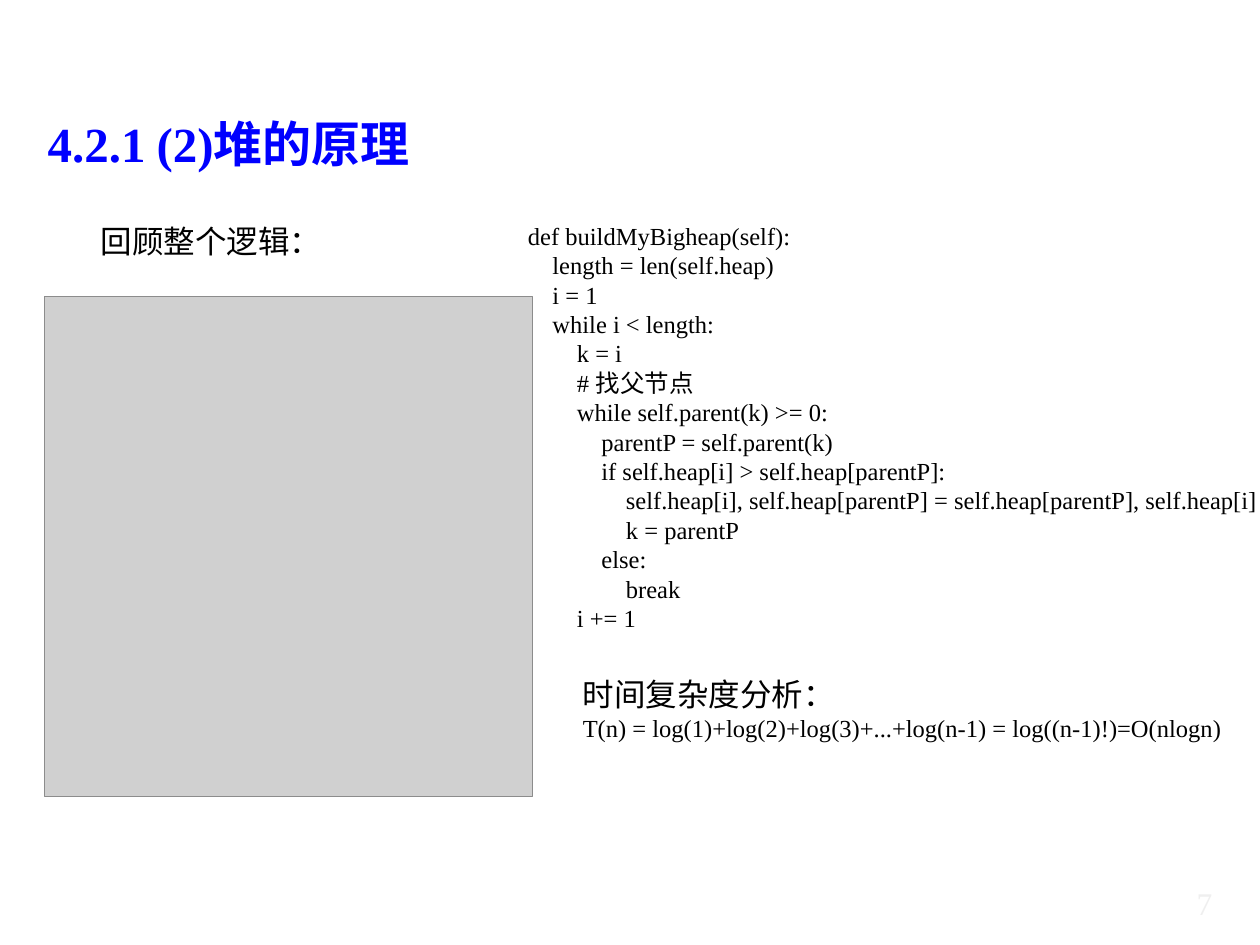
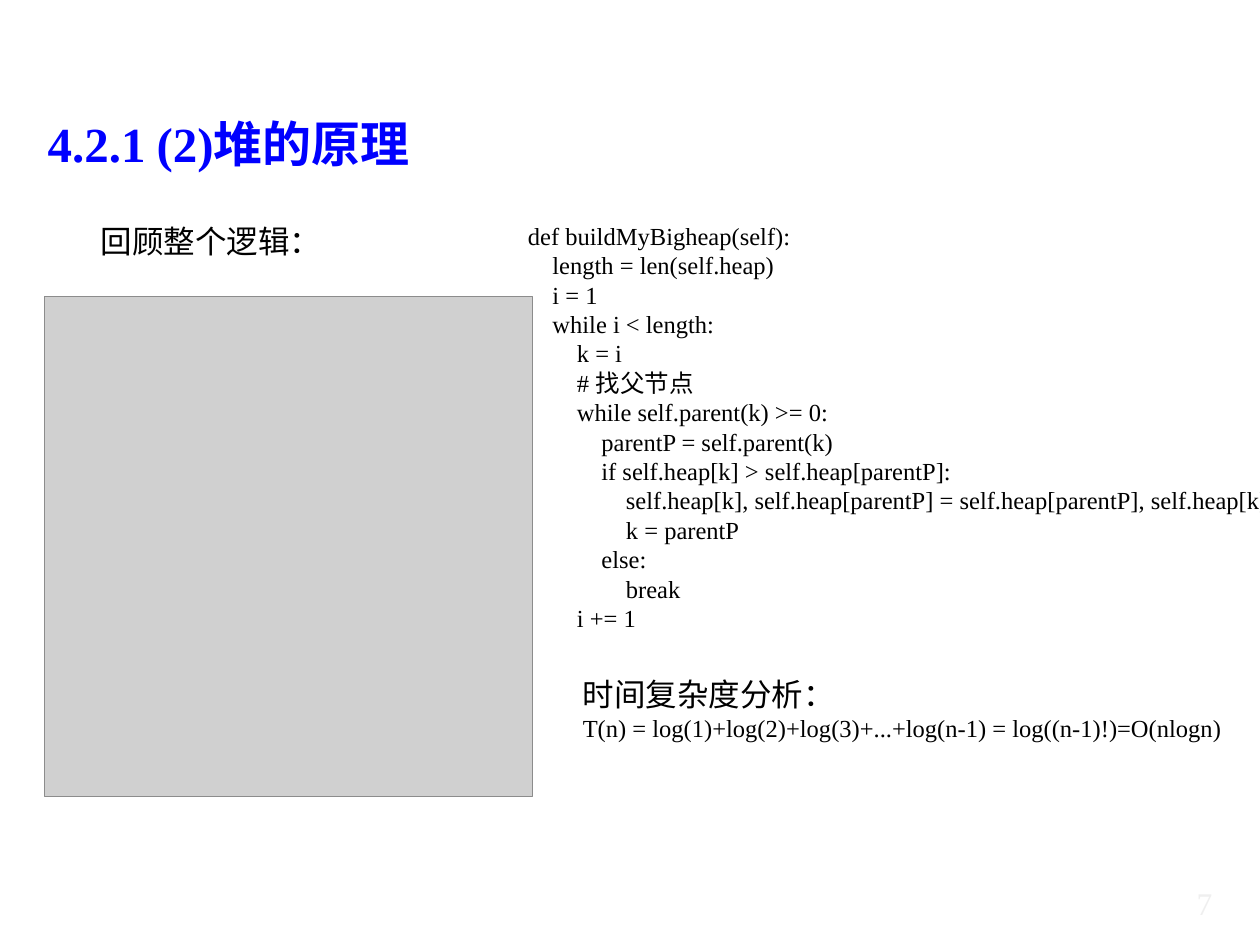
Before and after one commit to liutongling/DP, a slide deck: slide 33 of file/第4章 贪心法.pptx. Drawn at 1260x945 pixels with LibreOffice and Linux fonts; fonts in the diff are those of the drawing; grey boxes stand for pictures; background and template pictures are left out. Boxes give left, top, right and bottom in pixels: in the first picture for what was removed or moved away, otherwise in the second. Text is boxed around its words. In the diff, an @@ line names an element or a change of style, - is before the commit and + after.

```diff
--- a/file/第4章 贪心法.pptx
+++ b/file/第4章 贪心法.pptx
@@ text at (601,462,1260,515): text changed @@
-if self.heap[i] > self.heap[parentP]:
-self.heap[i], self.heap[parentP] = self.heap[parentP], self.heap[i]
+if self.heap[k] > self.heap[parentP]:
+self.heap[k], self.heap[parentP] = self.heap[parentP], self.heap[k]
```
Also in this commit, not shown: 4 other slides changed, 1 slide added, 1 slide removed.
